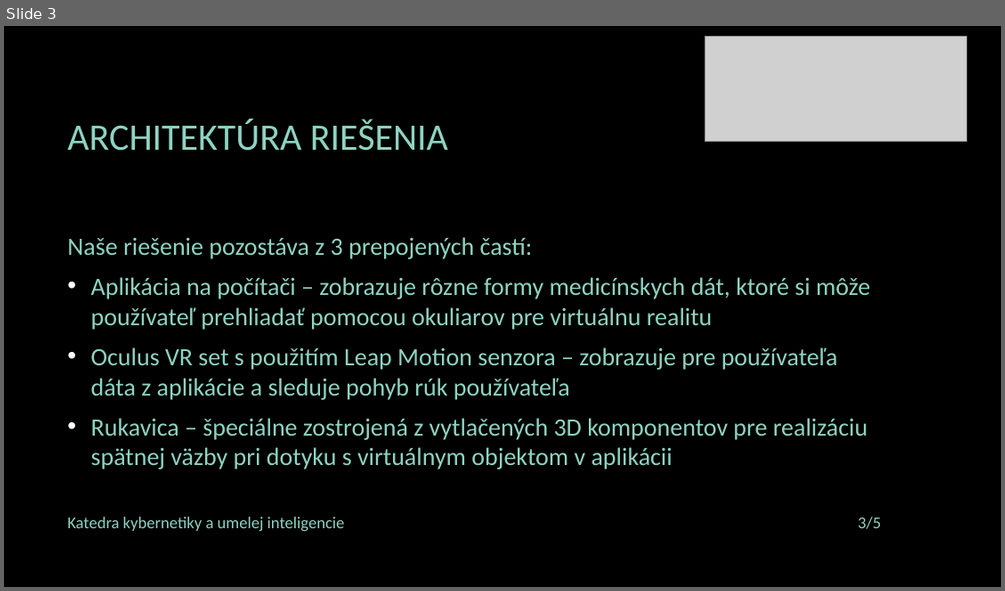
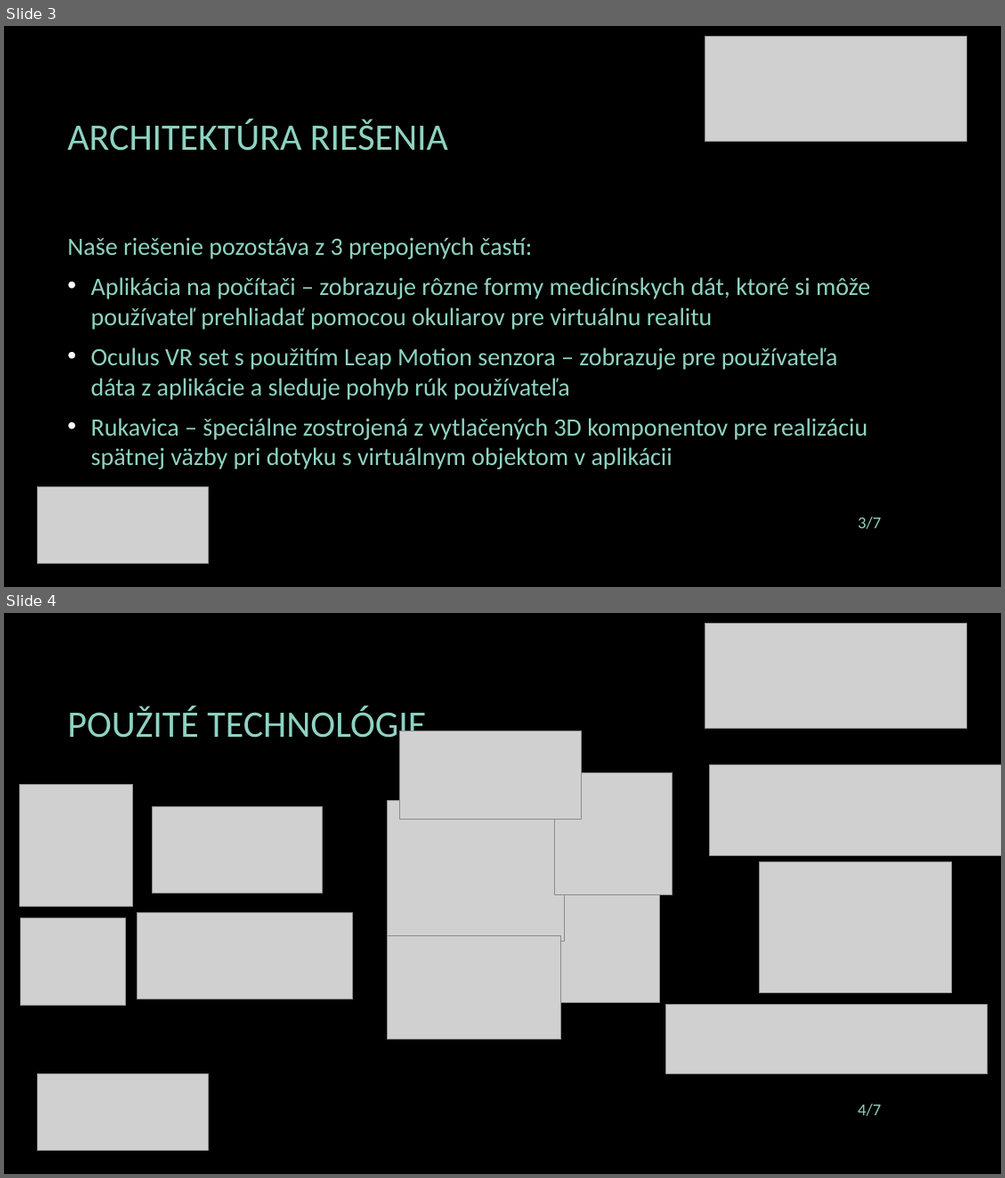
Before and after one commit to rbalaz/liveproject3dglove-, a slide deck: tp_presentation.pptx. Shown one above the other, each under a label of ours: slide 3 before the commit, slides 3 and 4 after it. The pictures are 1005x591 and 1005x1178 pixels, drawn with LibreOffice and Linux fonts; fonts in the diff are those of the drawing; grey boxes stand for pictures; background and template pictures are left out. Boxes give left, top, right and bottom in pixels: in the first picture for what was removed or moved away, otherwise in the second. Text is boxed around its words. In the diff, an @@ line names an element or a change of style, - is before the commit and + after.

```diff
--- a/tp_presentation.pptx
+++ b/tp_presentation.pptx
@@ slide 4 added at (4, 613, 1001, 1174), background picture (left out) @@
@@ picture added at (705, 624, 966, 728) @@
@@ title added at (67, 706, 426, 747), 36 pt, text #8ED3C2 @@
+POUŽITÉ TECHNOLÓGIE
@@ picture added at (399, 731, 582, 819) @@
@@ picture added at (555, 772, 672, 894) @@
@@ picture added at (710, 765, 1001, 856) @@
@@ picture added at (20, 784, 133, 906) @@
@@ picture added at (152, 807, 323, 892) @@
@@ picture added at (388, 801, 565, 941) @@
@@ picture added at (760, 862, 952, 993) @@
@@ picture added at (551, 893, 660, 1002) @@
@@ picture added at (20, 918, 126, 1005) @@
@@ picture added at (138, 913, 353, 999) @@
@@ picture added at (387, 936, 561, 1039) @@
@@ picture added at (666, 1004, 987, 1074) @@
@@ picture added at (37, 1074, 208, 1150) @@
@@ page number added at (858, 1103, 881, 1116), 16 pt, text #8ED3C2 @@
+4/7
@@ slide 3 changed as well @@
@@ picture added at (37, 487, 208, 563) @@
@@ text removed at (67, 516, 345, 531) @@
-Katedra kybernetiky a umelej inteligencie
@@ page number at (858, 516, 881, 529): text changed @@
-3/5
+3/7
```
Also in this commit, not shown: 3 other slides changed, 2 other slides added, 1 slide removed.
